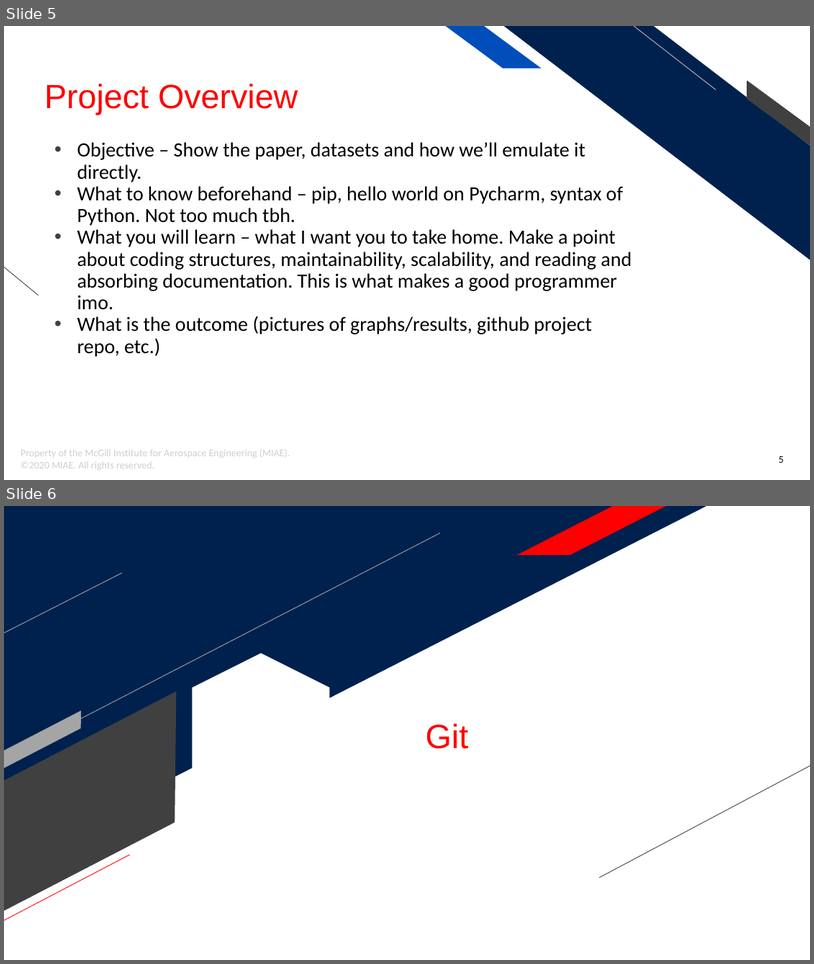
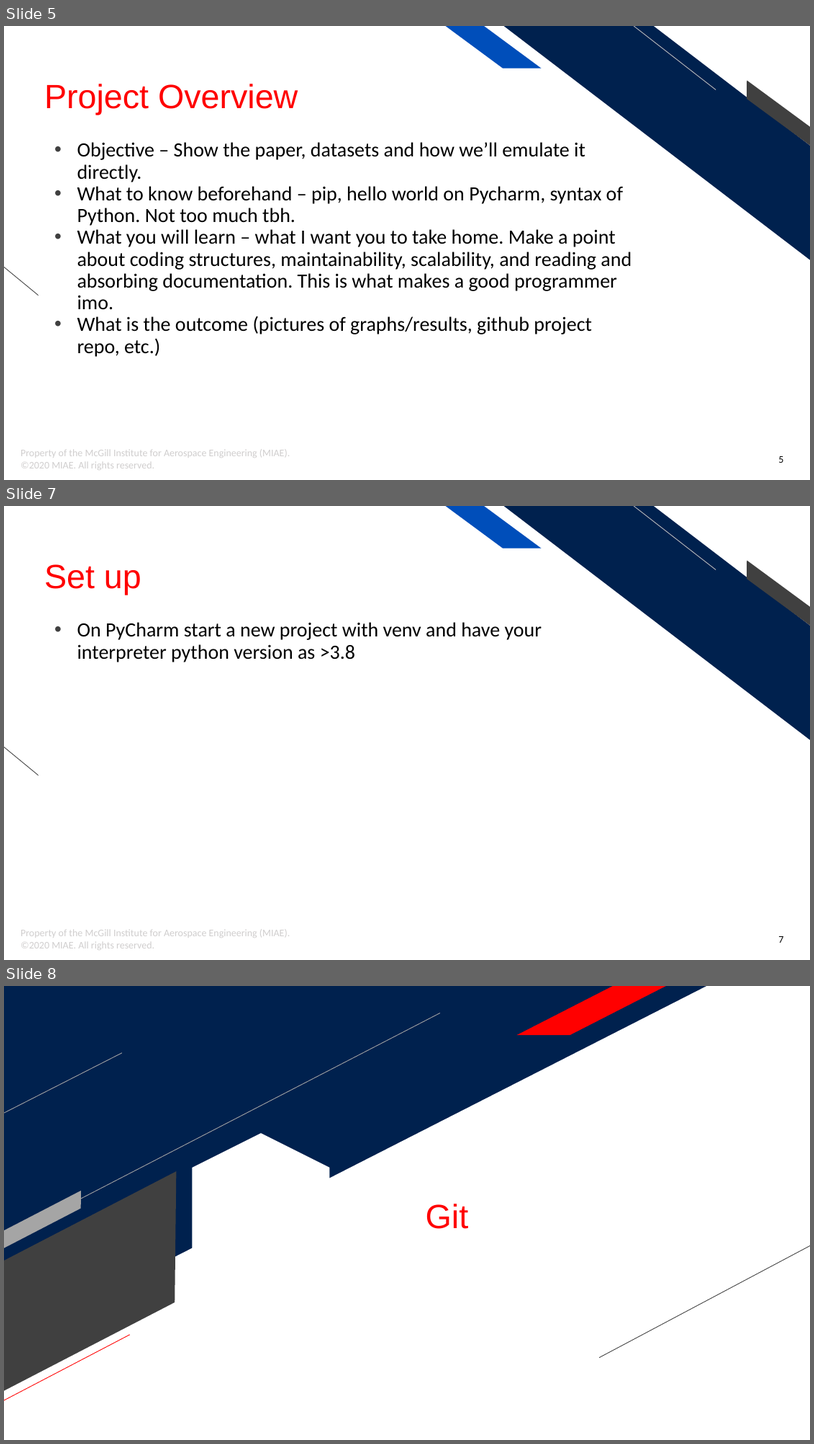
Before and after one commit to mowglu/MIAE-Python, a slide deck: Python Tutorial - MIAE.pptx. Shown one above the other, each under a label of ours: slides 5 and 6 before the commit, slides 5, 7 and 8 after it; the slides between them are not shown. The pictures are 814x964 and 814x1444 pixels, drawn with LibreOffice and Linux fonts; fonts in the diff are those of the drawing; background and template pictures are left out. Boxes give left, top, right and bottom in pixels: in the first picture for what was removed or moved away, otherwise in the second. Text is boxed around its words. In the diff, an @@ line names an element or a change of style, - is before the commit and + after.

```diff
--- a/Python Tutorial - MIAE.pptx
+++ b/Python Tutorial - MIAE.pptx
@@ slide 7 added at bbox=[4, 506, 810, 960], background #FFFFFF; not listed: 6 template elements that a slide beside it also shows @@
@@ title added at bbox=[44, 564, 142, 595], 40 pt, text #FF0000 @@
+Set up
@@ text added at bbox=[77, 622, 543, 662], 24 pt, text #000000 @@
+• On PyCharm start a new project with venv and have your interpreter python version as >3.8
@@ page number added at bbox=[779, 936, 784, 942], 12 pt, text #000000 @@
+7
@@ what was slide 6 is now slide 8 @@
```
Also in this commit, not shown: 1 slide changed, 1 other slide added.
